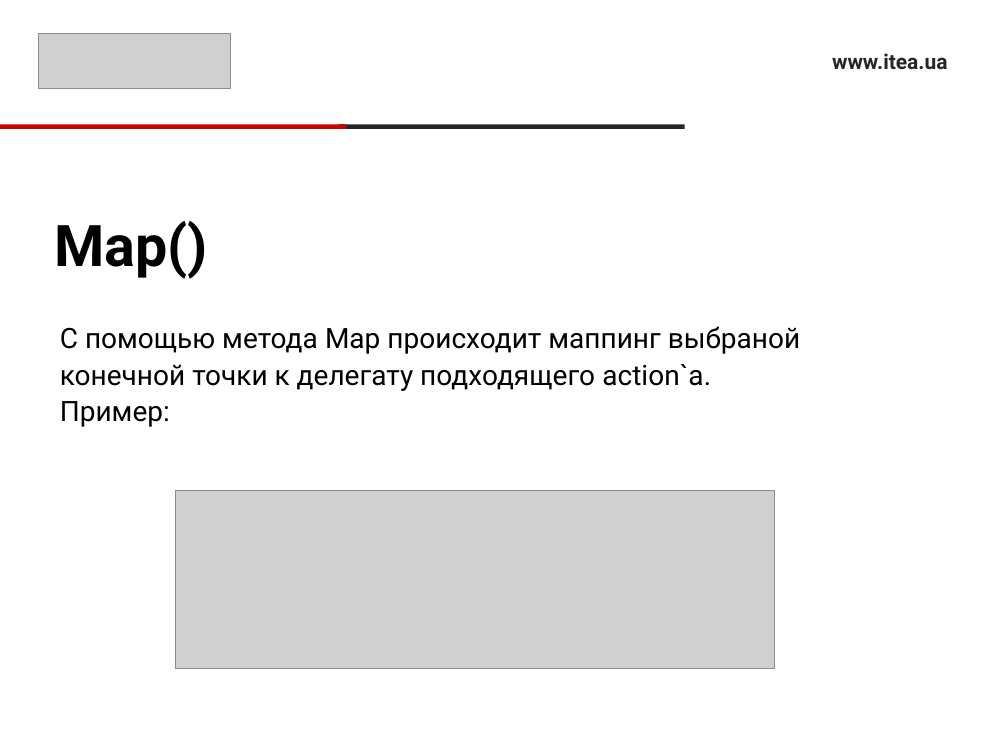
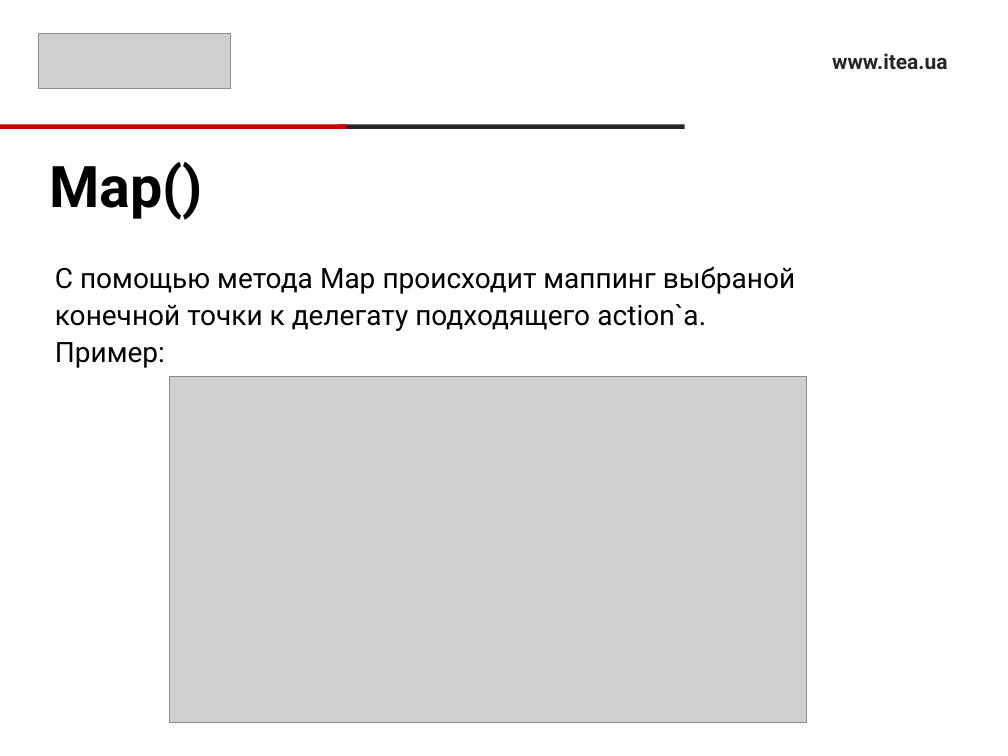
Before and after one commit to RusyaOne/NetCore_09.12.2020, a slide deck: slide 10 of 9.Middleware/Middleware.pptx (slide 9 before the commit). Drawn at 1008x756 pixels with LibreOffice and Linux fonts; fonts in the diff are those of the drawing; grey boxes stand for pictures. Boxes give left, top, right and bottom in pixels: in the first picture for what was removed or moved away, otherwise in the second. Text is boxed around its words. In the diff, an @@ line names an element or a change of style, - is before the commit and + after.

```diff
--- a/9.Middleware/Middleware.pptx
+++ b/9.Middleware/Middleware.pptx
@@ title "Map()": place and size @@
-title "Map()" at [54, 221, 208, 279]
+title "Map()" at [49, 162, 203, 220]
@@ text "С помощью метода Map происходит ...": place and size @@
-text "С помощью метода Map происходит ..." at [60, 326, 800, 427]
+text "С помощью метода Map происходит ..." at [55, 266, 795, 368]
@@ picture added at [169, 376, 806, 723] @@
@@ picture removed at [175, 491, 775, 668] @@
```
Also in this commit, not shown: 1 other slide changed, 8 other files.
